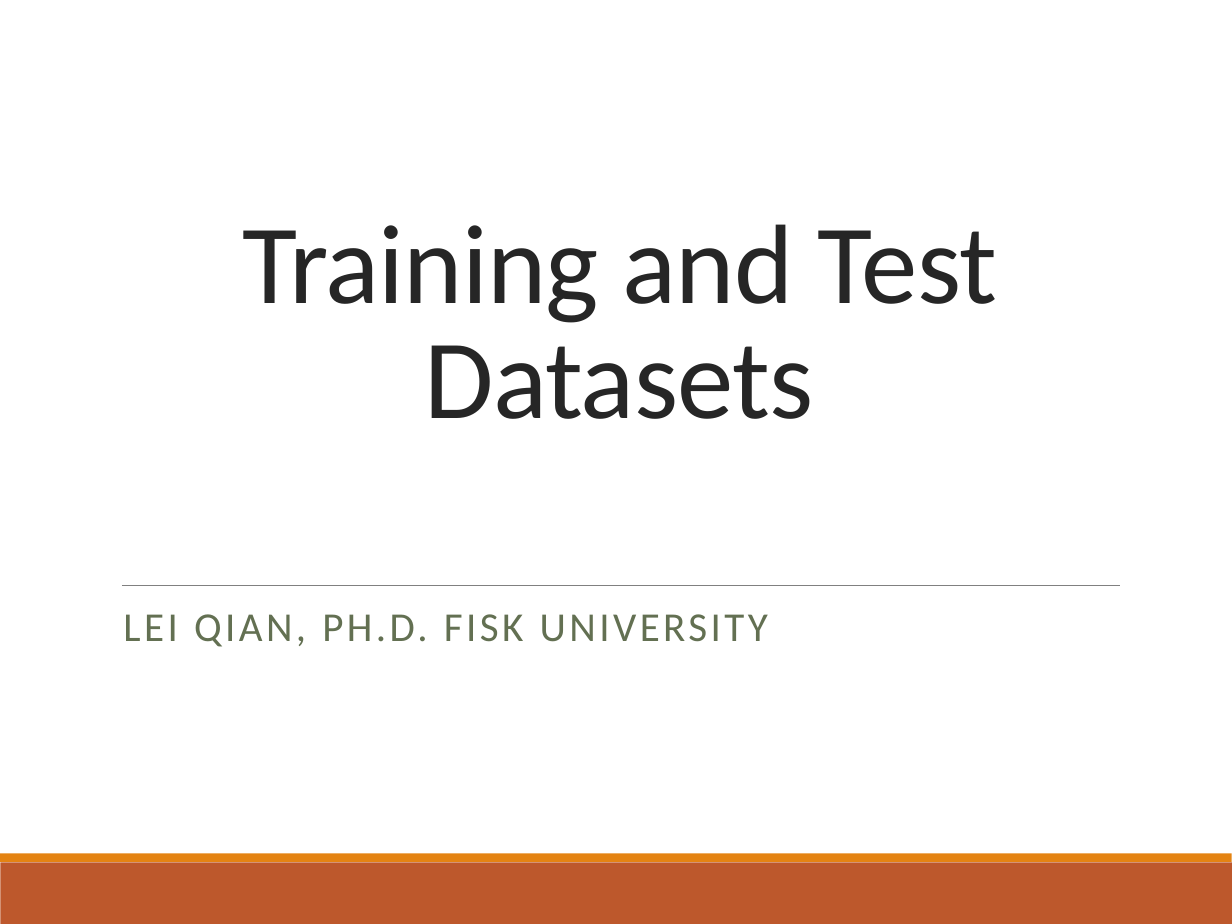
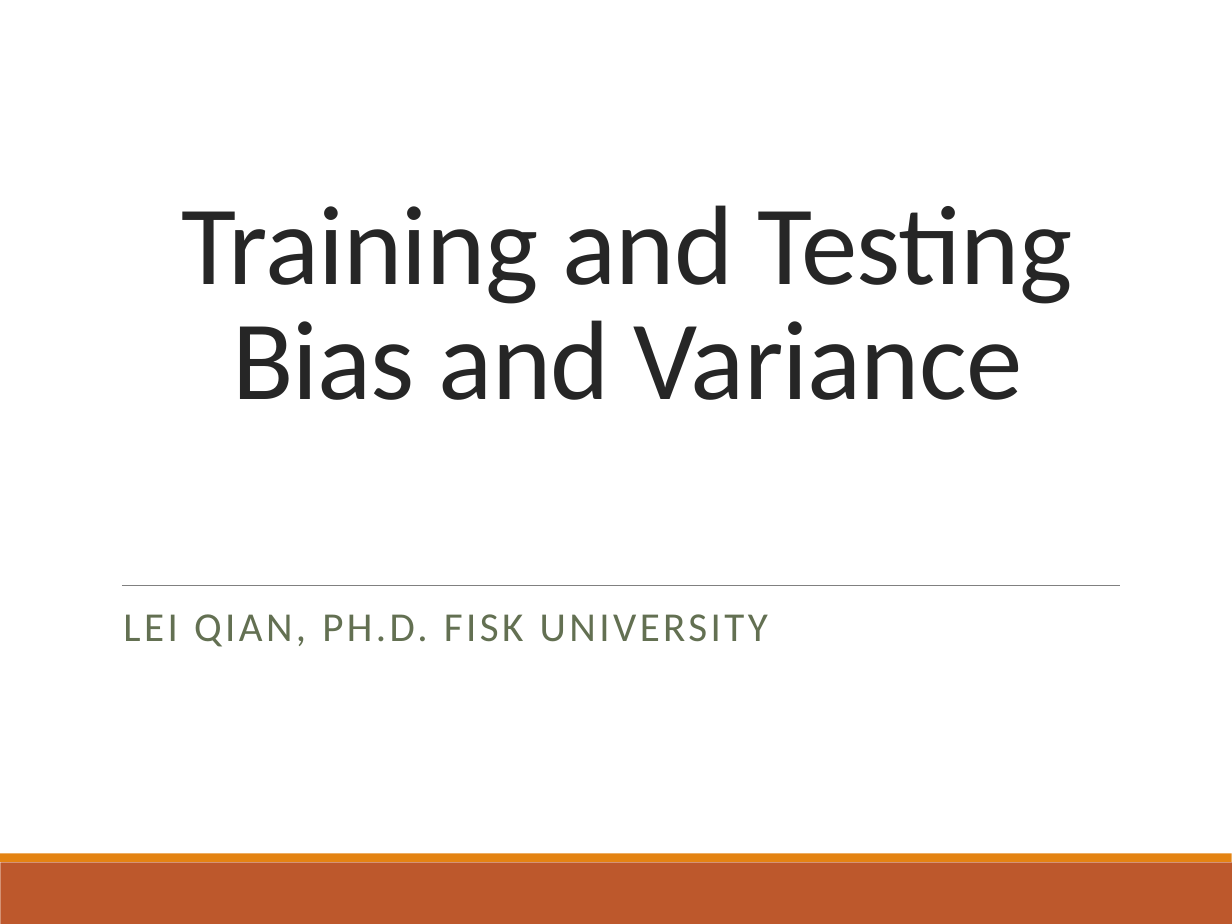
Before and after one commit to lei-qian/NDSAWS24, a slide deck: slide 1 of PPT/3. Training and Testing.pptx. Drawn at 1232x924 pixels with LibreOffice and Linux fonts; fonts in the diff are those of the drawing. Boxes give left, top, right and bottom in pixels: in the first picture for what was removed or moved away, otherwise in the second. Text is boxed around its words. In the diff, an @@ line names an element or a change of style, - is before the commit and + after.

```diff
--- a/PPT/3. Training and Testing.pptx
+++ b/PPT/3. Training and Testing.pptx
@@ title at (182, 205, 1072, 400): text changed @@
-Training and Test Datasets
+Training and Testing
+Bias and Variance
```
Also in this commit, not shown: 3 other slides changed, 2 other files.
